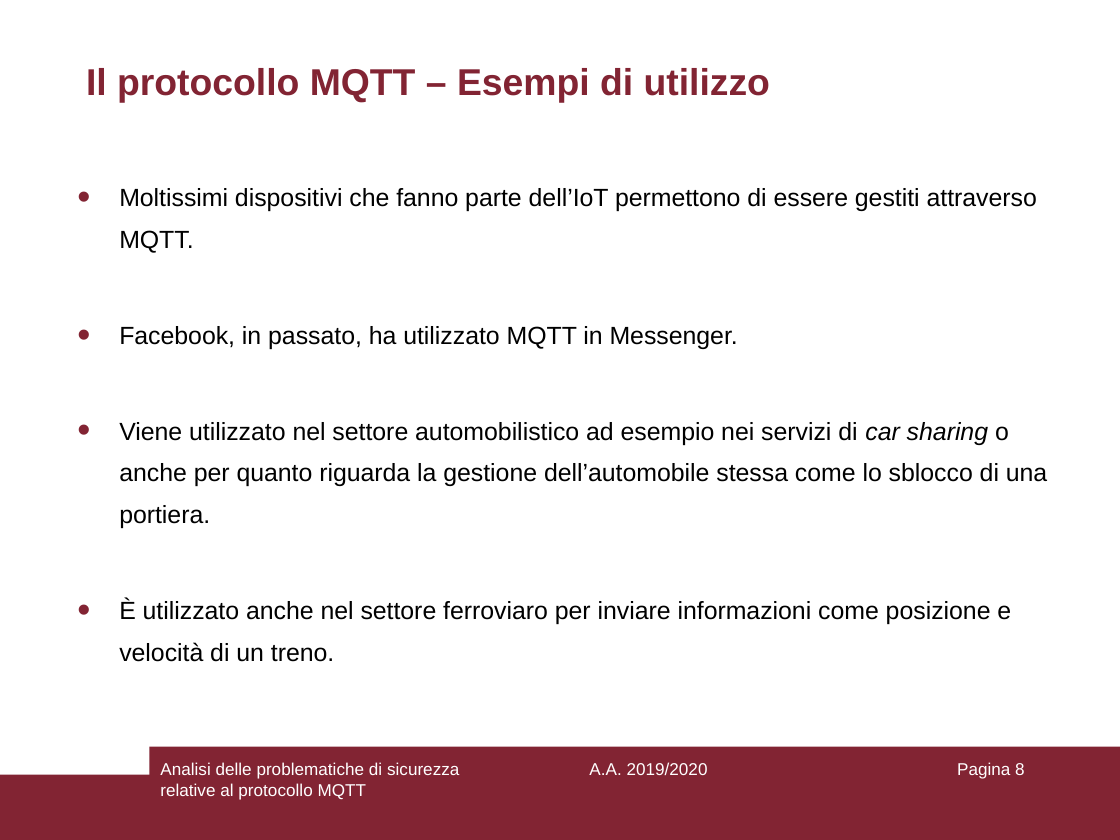
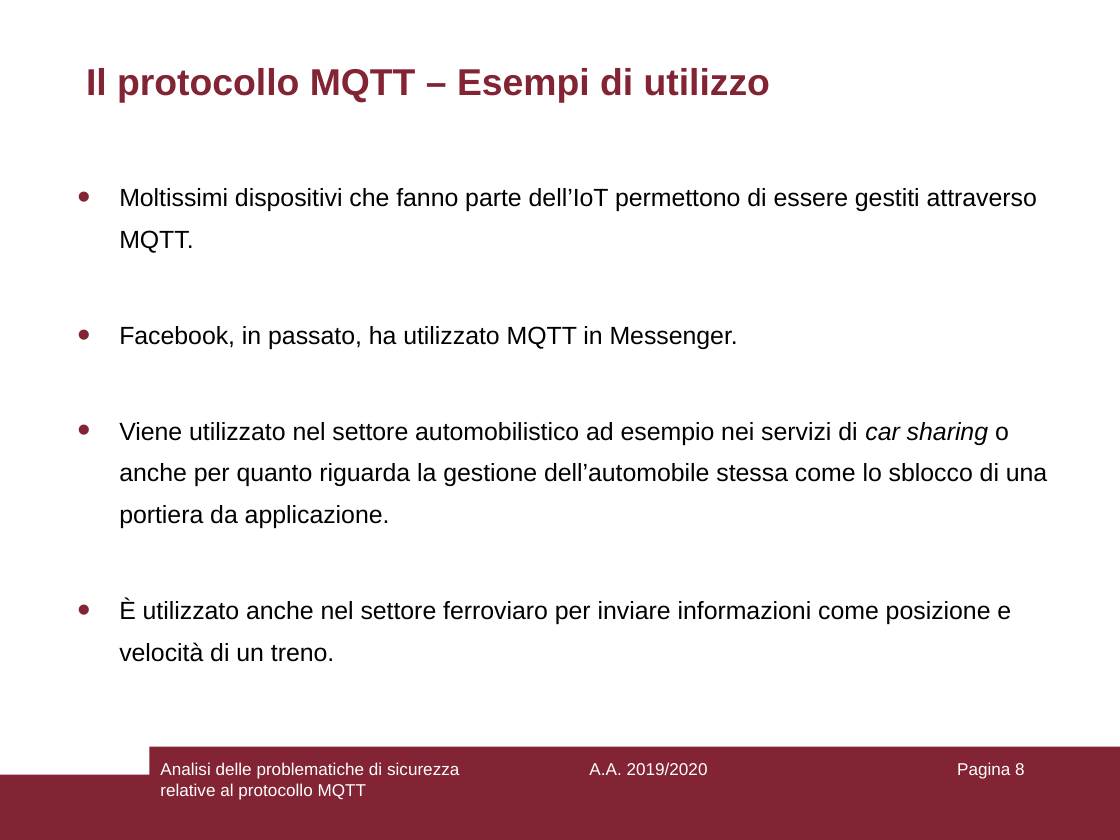
Before and after one commit to aedoardo/bachelor-degree-thesis, a slide deck: slide 8 of slides/Presentazione.ppt. Drawn at 1120x840 pixels with LibreOffice and Linux fonts; fonts in the diff are those of the drawing. Boxes give left, top, right and bottom in pixels: in the first picture for what was removed or moved away, otherwise in the second. Text is boxed around its words. In the diff, an @@ line names an element or a change of style, - is before the commit and + after.

Commit message:
Update slides

```diff
--- a/slides/Presentazione.ppt
+++ b/slides/Presentazione.ppt
@@ text at [119, 422, 1047, 528]: text changed @@
-• Viene utilizzato nel settore automobilistico ad esempio nei servizi di car sharing o anche per quanto riguarda la gestione dell’automobile stessa come lo sblocco di una portiera.
+• Viene utilizzato nel settore automobilistico ad esempio nei servizi di car sharing o anche per quanto riguarda la gestione dell’automobile stessa come lo sblocco di una portiera da applicazione.
```
Also in this commit, not shown: 1 other file.
